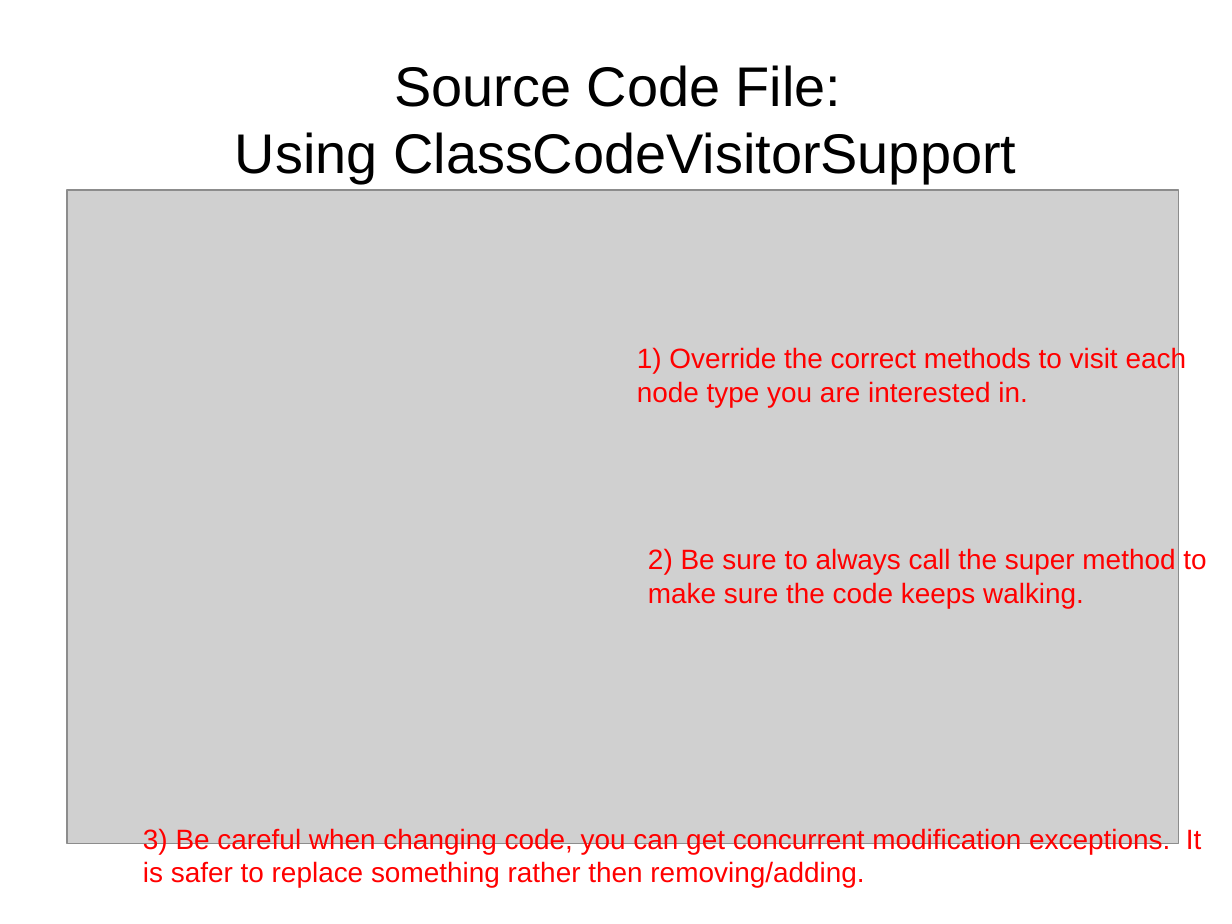
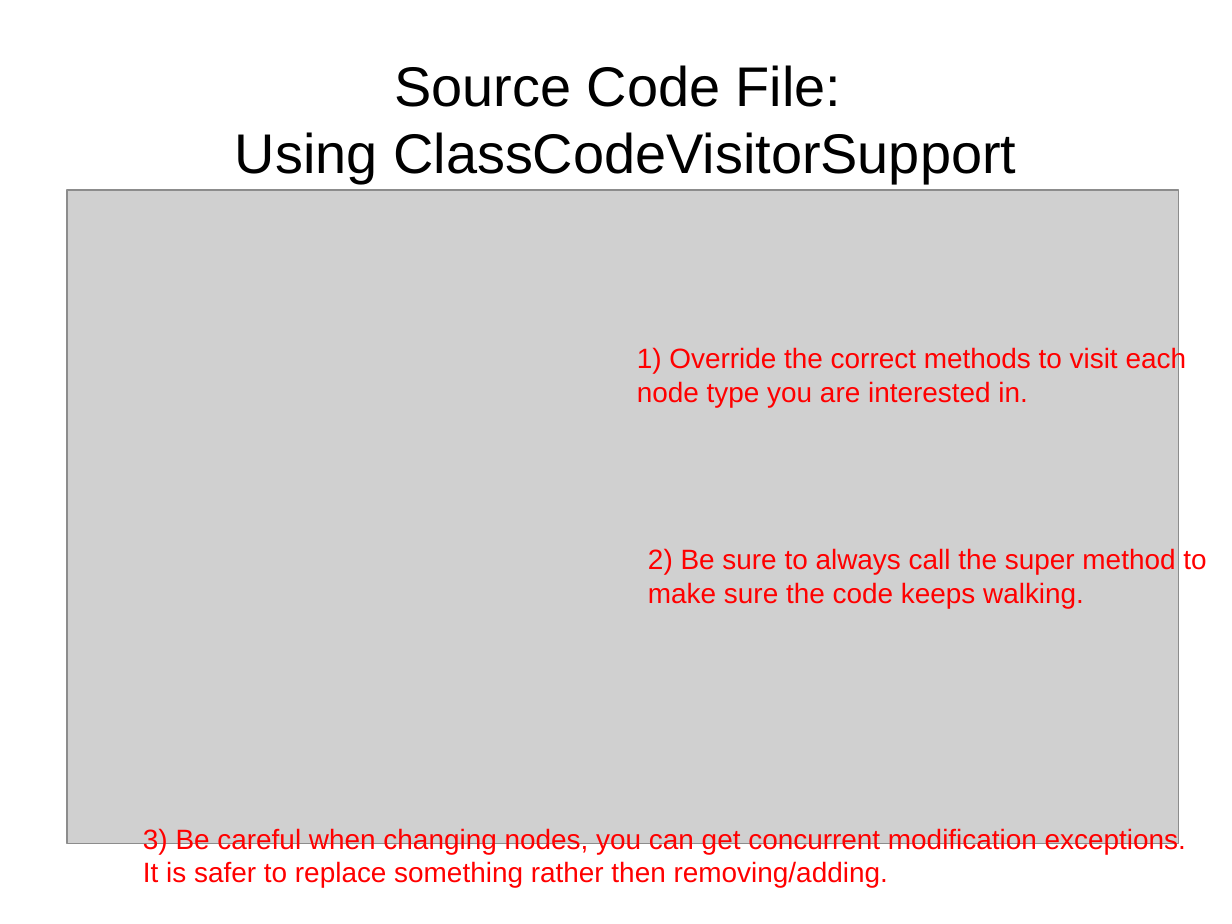
Before and after one commit to dwclark/AstTransformations, a slide deck: slide 23 of ast.odp. Drawn at 1232x924 pixels with LibreOffice and Linux fonts; fonts in the diff are those of the drawing; grey boxes stand for pictures. Boxes give left, top, right and bottom in pixels: in the first picture for what was removed or moved away, otherwise in the second. Text is boxed around its words. In the diff, an @@ line names an element or a change of style, - is before the commit and + after.

```diff
--- a/ast.odp
+++ b/ast.odp
@@ text at box(143, 827, 1186, 888): text changed @@
-3) Be careful when changing code, you can get concurrent modification exceptions. It is safer to replace something rather then removing/adding.
+3) Be careful when changing nodes, you can get concurrent modification exceptions. It is safer to replace something rather then removing/adding.
```
Also in this commit, not shown: 8 other slides changed.
